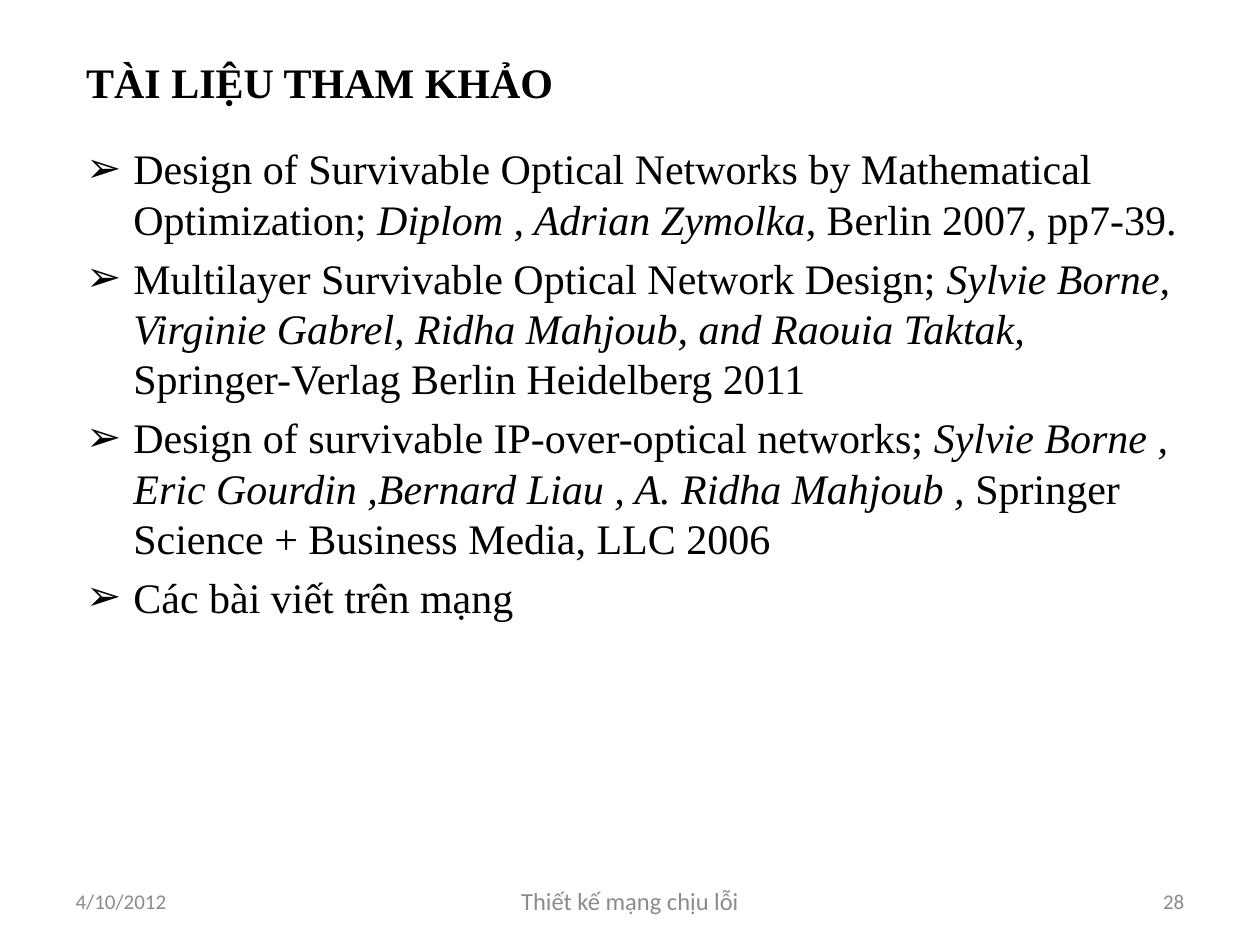
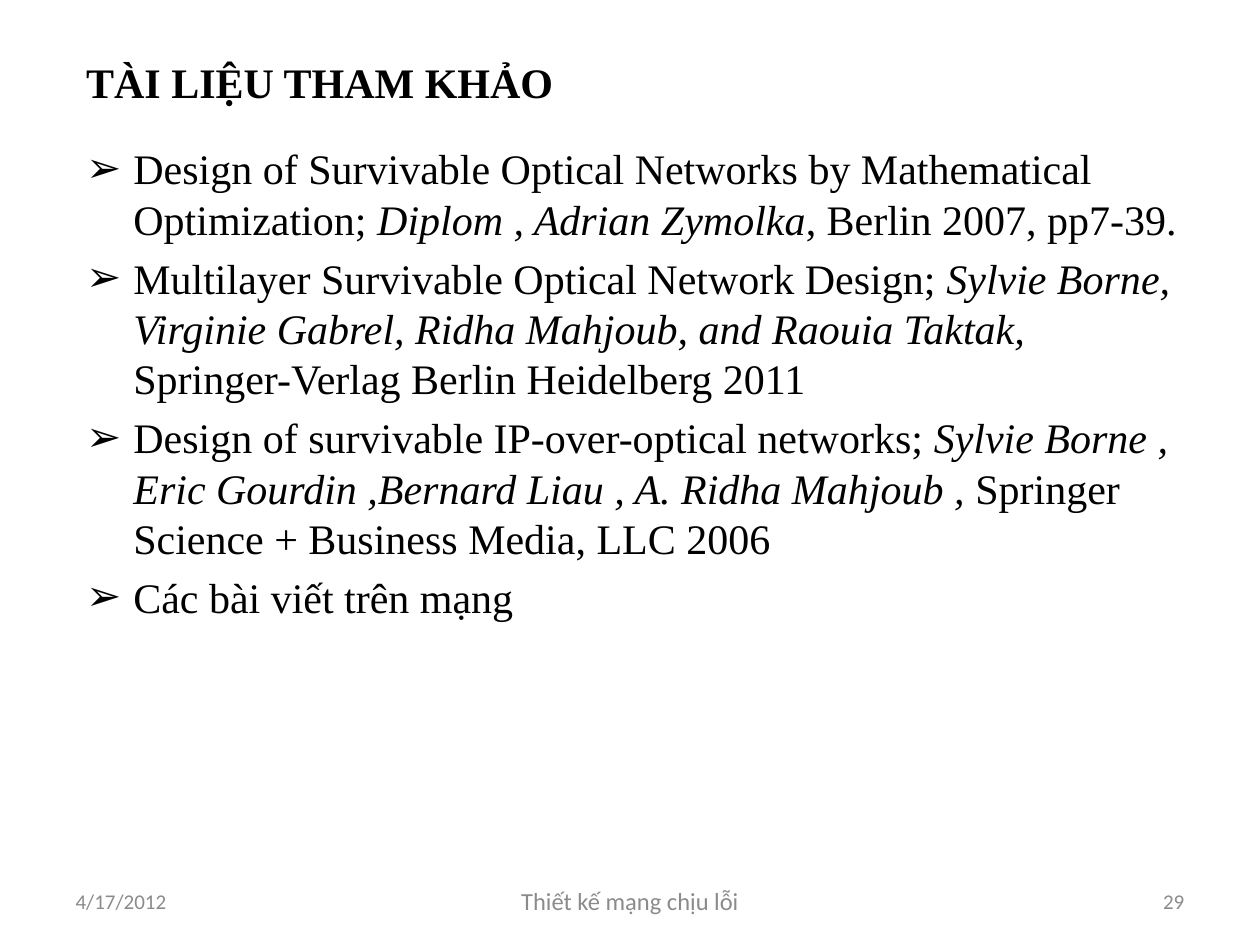
Before and after one commit to luongnv89/GAMSOND, a slide deck: slide 29 of Presents/Luongnv.Intro6.0.pptx (slide 28 before the commit). Drawn at 1260x945 pixels with LibreOffice and Linux fonts; fonts in the diff are those of the drawing. Boxes give left, top, right and bottom in pixels: in the first picture for what was removed or moved away, otherwise in the second. Text is boxed around its words. In the diff, an @@ line names an element or a change of style, - is before the commit and + after.

```diff
--- a/Presents/Luongnv.Intro6.0.pptx
+++ b/Presents/Luongnv.Intro6.0.pptx
@@ text at (76,894,167,910): text changed @@
-4/10/2012
+4/17/2012
@@ page number at (1163,895,1184,909): text changed @@
-28
+29
```
Also in this commit, not shown: 27 other slides changed, 1 slide added, 1 other file.
